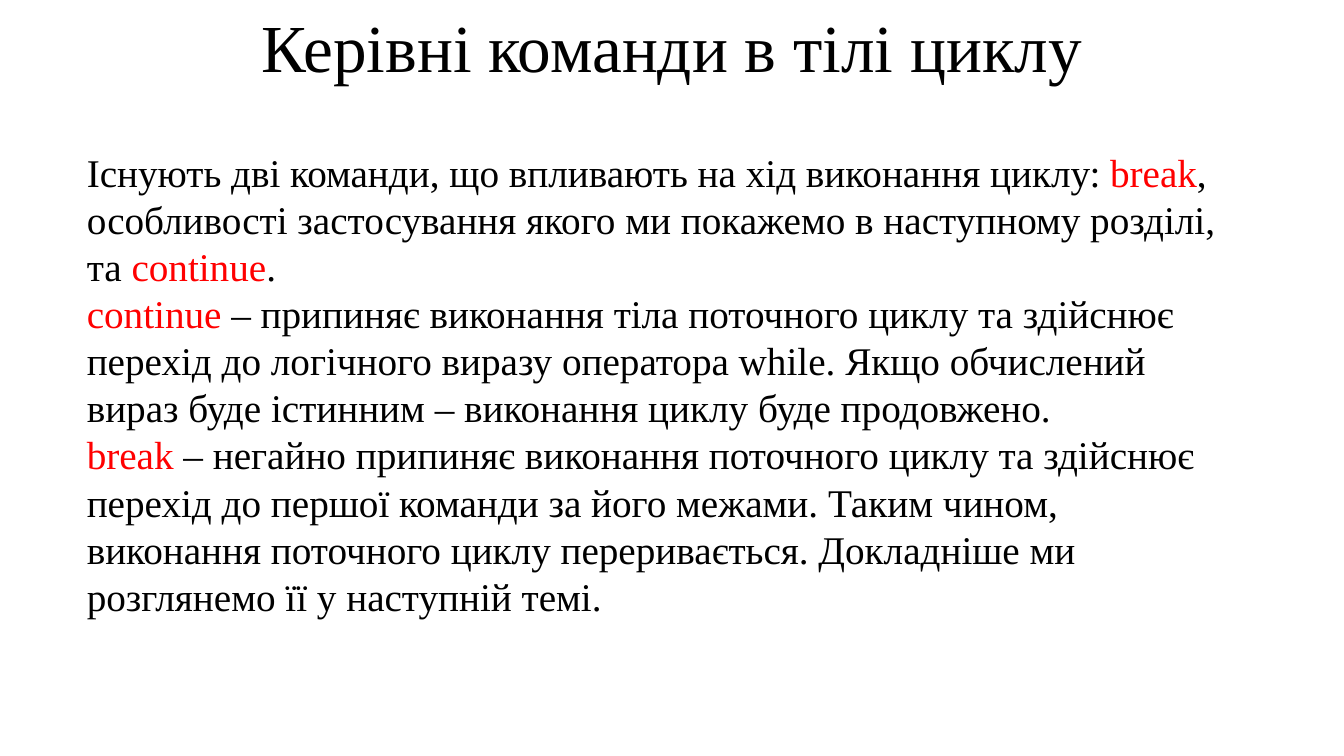
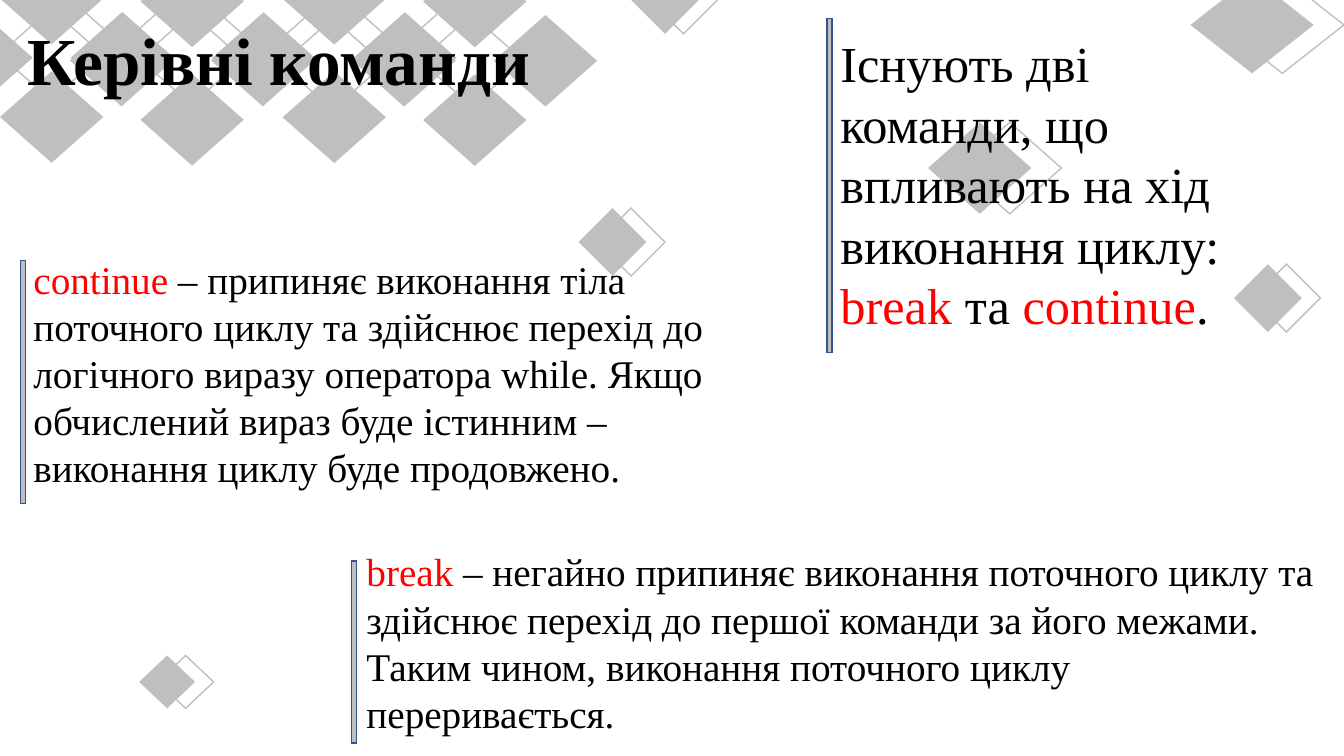
Before and after one commit to arg3ntuum/JavaCourse, a slide deck: slide 9 of Java Урок 4 for while.pptx (slide 6 before the commit). Drawn at 1344x756 pixels with LibreOffice and Linux fonts; fonts in the diff are those of the drawing. Boxes give left, top, right and bottom in pixels: in the first picture for what was removed or moved away, otherwise in the second. Text is boxed around its words. In the diff, an @@ line names an element or a change of style, - is before the commit and + after.

```diff
--- a/Java Урок 4 for while.pptx
+++ b/Java Урок 4 for while.pptx
@@ rectangle added at bbox=[828, 18, 833, 352], fill #BFBFBF, outline #325491 1 pt @@
@@ text at bbox=[27, 32, 529, 97]: text changed; bold on @@
-Керівні команди в тілі циклу
+Керівні команди
@@ text added at bbox=[840, 48, 1219, 325], 36 pt, text #000000 @@
+Існують дві команди, що впливають на хід виконання циклу: break та continue.
@@ rectangle added at bbox=[20, 260, 25, 503], fill #BFBFBF, outline #325491 1 pt @@
@@ text added at bbox=[33, 263, 703, 490], 28 pt, text #000000 @@
+continue – припиняє виконання тіла поточного циклу та здійснює перехід до логічного виразу оператора while. Якщо обчислений вираз буде істинним – виконання циклу буде продовжено.
@@ rectangle added at bbox=[352, 562, 357, 744], fill #BFBFBF, outline #325491 1 pt @@
@@ text at bbox=[366, 558, 1313, 735]: text changed @@
-Існують дві команди, що впливають на хід виконання циклу: break, особливості застосування якого ми покажемо в наступному розділі, та continue.
-continue – припиняє виконання тіла поточного циклу та здійснює перехід до логічного виразу оператора while. Якщо обчислений вираз буде істинним – виконання циклу буде продовжено.
-break – негайно припиняє виконання поточного циклу та здійснює перехід до першої команди за його межами. Таким чином, виконання поточного циклу переривається. Докладніше ми розглянемо її у наступній темі.
+break – негайно припиняє виконання поточного циклу та здійснює перехід до першої команди за його межами. Таким чином, виконання поточного циклу переривається.
@@ group added at bbox=[0, 0, 1344, 708]: 35 diamonds @@
```
Also in this commit, not shown: 16 other slides changed, 1 slide removed.
